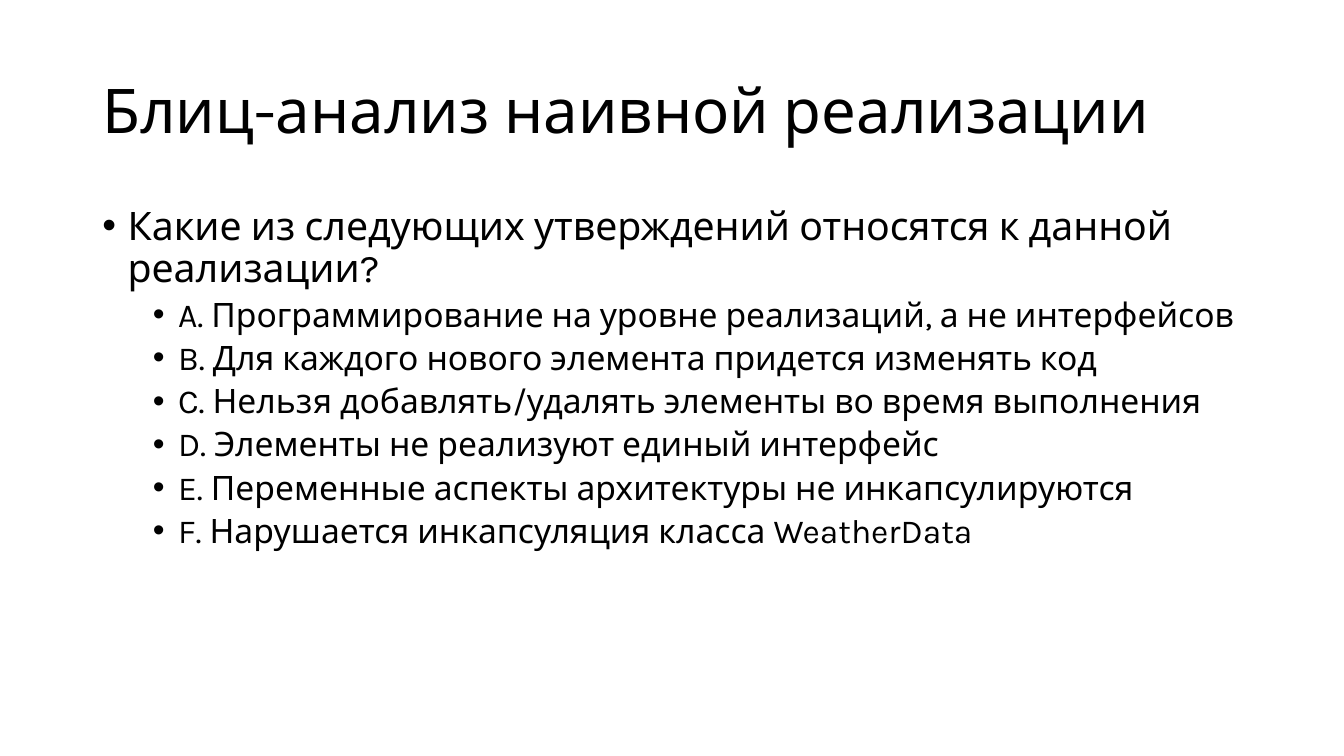
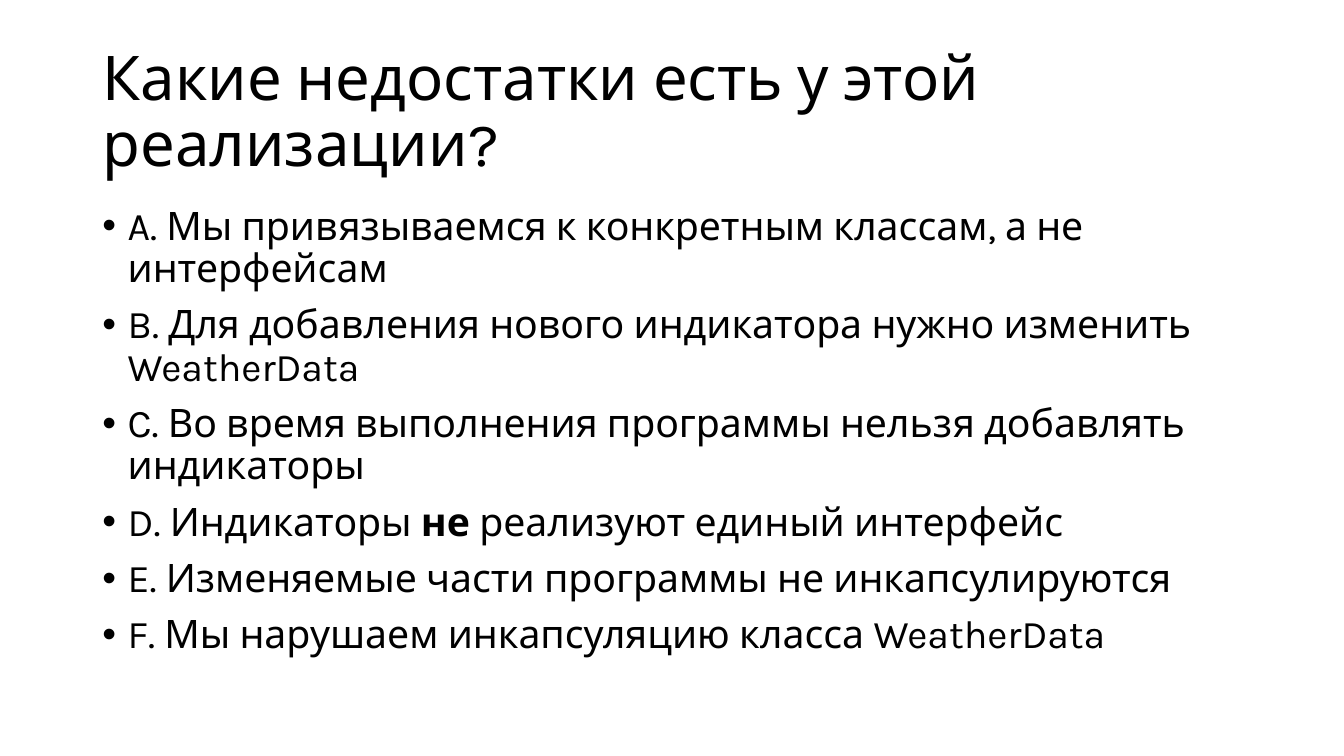
Before and after one commit to alexey-malov/ood, a slide deck: slide 12 of lectures/02.observer/observer.pptx. Drawn at 1344x756 pixels with LibreOffice and Linux fonts; fonts in the diff are those of the drawing. Boxes give left, top, right and bottom in pixels: in the first picture for what was removed or moved away, otherwise in the second. Text is boxed around its words. In the diff, an @@ line names an element or a change of style, - is before the commit and + after.

```diff
--- a/lectures/02.observer/observer.pptx
+++ b/lectures/02.observer/observer.pptx
@@ title at box(102, 53, 980, 181): text changed @@
-Блиц-анализ наивной реализации
+Какие недостатки есть у этой реализации?
@@ text at box(128, 212, 1192, 658): text changed; size 24 to 28 pt @@
-• Какие из следующих утверждений относятся к данной реализации?
-  • A. Программирование на уровне реализаций, а не интерфейсов
-  • B. Для каждого нового элемента придется изменять код
-  • C. Нельзя добавлять/удалять элементы во время выполнения
-  • D. Элементы не реализуют единый интерфейс
-  • E. Переменные аспекты архитектуры не инкапсулируются
-  • F. Нарушается инкапсуляция класса WeatherData
+• A. Мы привязываемся к конкретным классам, а не интерфейсам
+• B. Для добавления нового индикатора нужно изменить WeatherData
+• C. Во время выполнения программы нельзя добавлять индикаторы
+• D. Индикаторы не реализуют единый интерфейс
+• E. Изменяемые части программы не инкапсулируются
+• F. Мы нарушаем инкапсуляцию класса WeatherData
```
Also in this commit, not shown: 17 other slides changed, 2 slides added, 2 slides removed, 2 other files.
